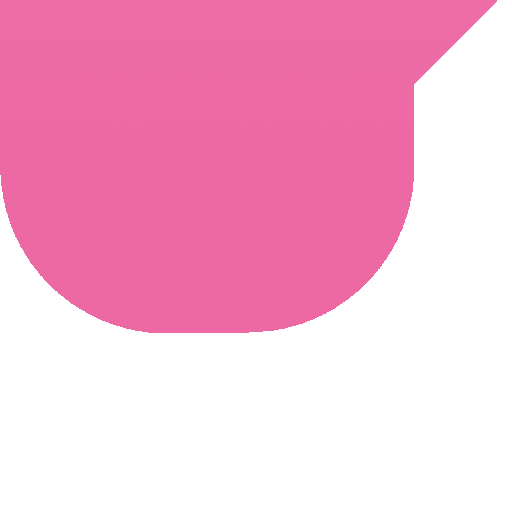
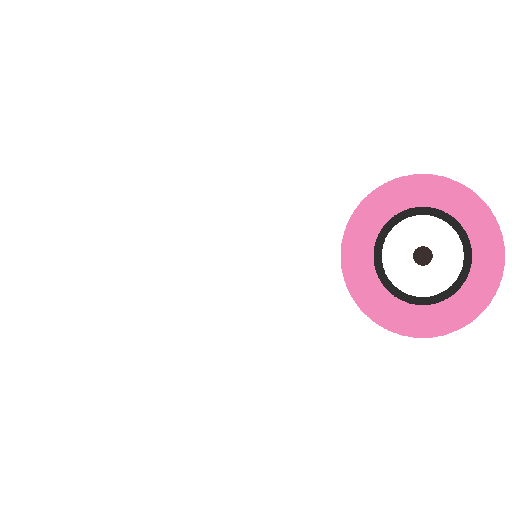
Layers edited between the first and the second 512 × 512 image:
hid "Body" over [0, 0, 497, 333]
showed group "Head" (1st of 2) (13 layers) over [12, 174, 505, 338]
